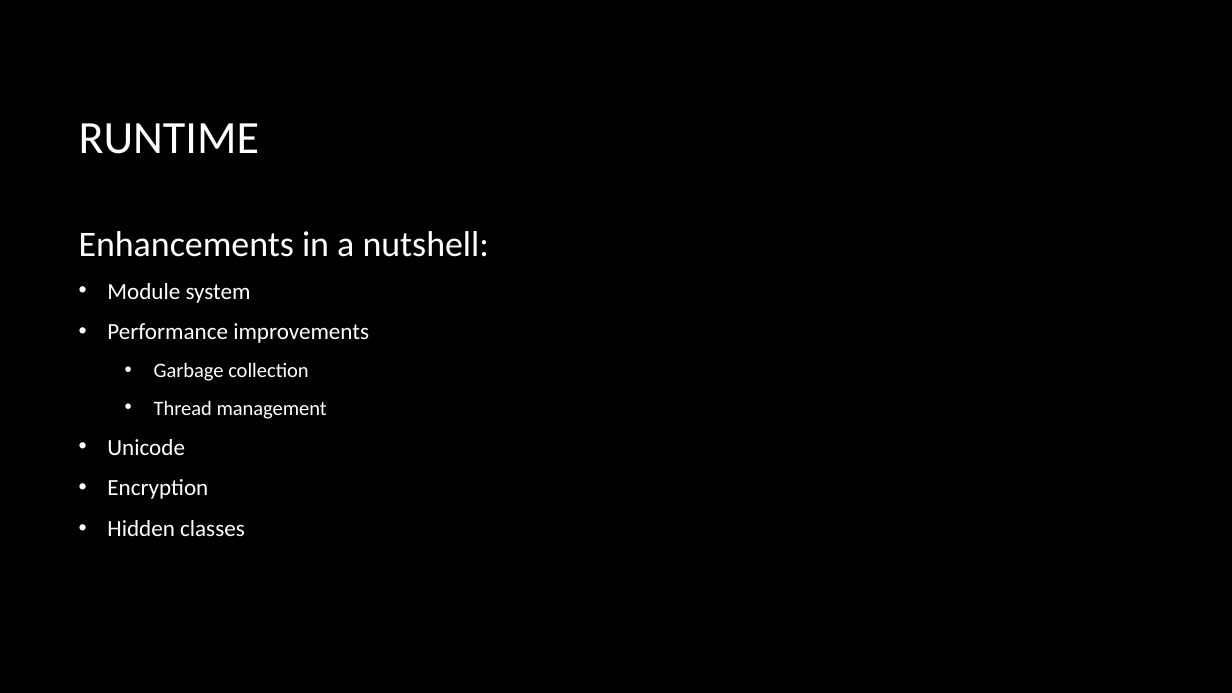
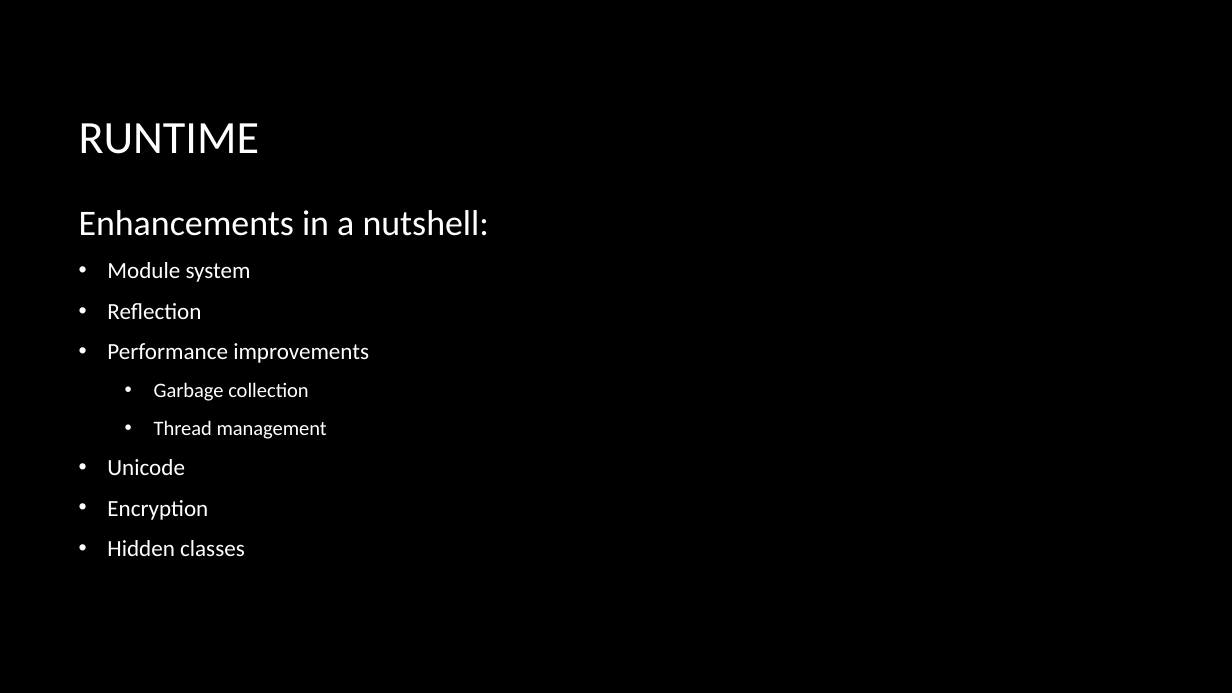
Before and after one commit to macdaddyaz/modern-java, a slide deck: slide 59 of Java 9 and up.pptx (slide 58 before the commit). Drawn at 1232x693 pixels with LibreOffice and Linux fonts; fonts in the diff are those of the drawing; background and template pictures are left out. Boxes give left, top, right and bottom in pixels: in the first picture for what was removed or moved away, otherwise in the second. Text is boxed around its words. In the diff, an @@ line names an element or a change of style, - is before the commit and + after.

```diff
--- a/Java 9 and up.pptx
+++ b/Java 9 and up.pptx
@@ text at (x1=107, y1=303, x2=201, y2=319): paragraph added @@
+• Reflection
```
Also in this commit, not shown: 4 other slides changed, 1 slide added.
